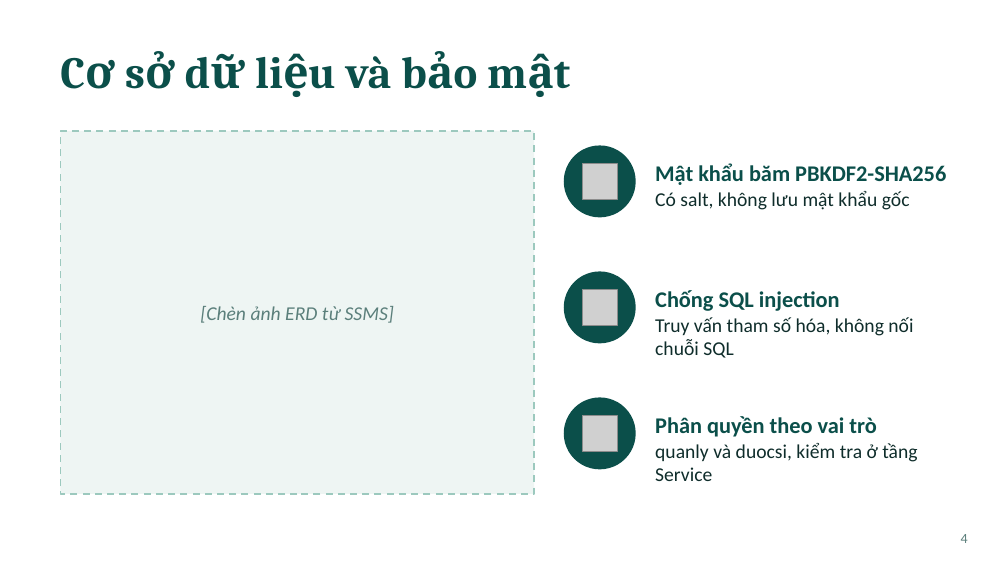
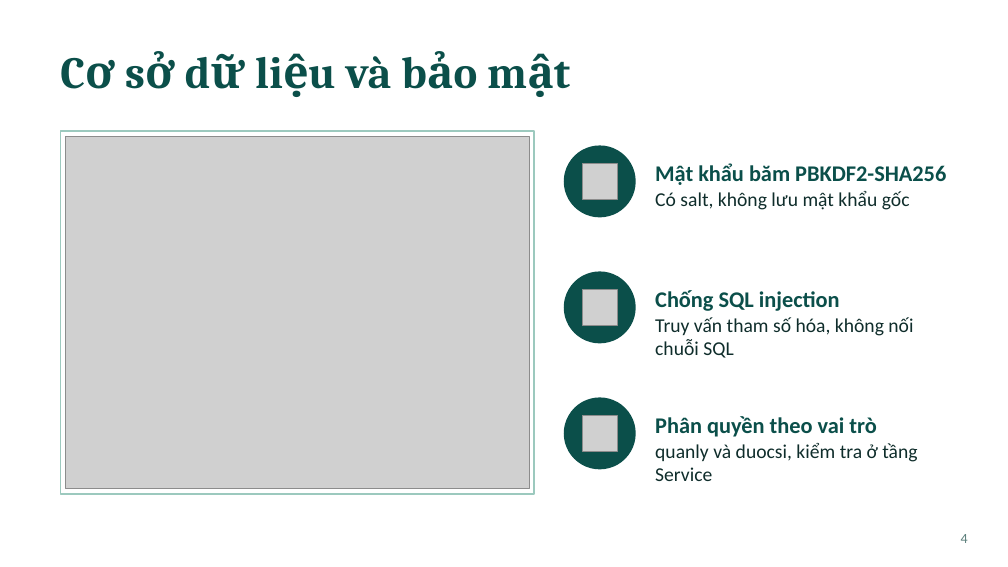
Before and after one commit to cubo40925-prog/Nhom06_QuanLyNhaThuoc, a slide deck: slide 4 of Report/PharmaCare_Slides.pptx. Drawn at 1008x567 pixels with LibreOffice and Linux fonts; fonts in the diff are those of the drawing; grey boxes stand for pictures. Boxes give left, top, right and bottom in pixels: in the first picture for what was removed or moved away, otherwise in the second. Text is boxed around its words. In the diff, an @@ line names an element or a change of style, - is before the commit and + after.

```diff
--- a/Report/PharmaCare_Slides.pptx
+++ b/Report/PharmaCare_Slides.pptx
@@ rectangle at [60,131,534,494]: fill #EEF5F3 to #FFFFFF; outline #9CC9BE 1.25 pt dashed to #9CC9BE 1 pt @@
@@ picture added at [66,136,529,489] @@
@@ text removed at [200,306,394,323] @@
-[Chèn ảnh ERD từ SSMS]
```
Also in this commit, not shown: 3 other slides changed, 2 other files.
